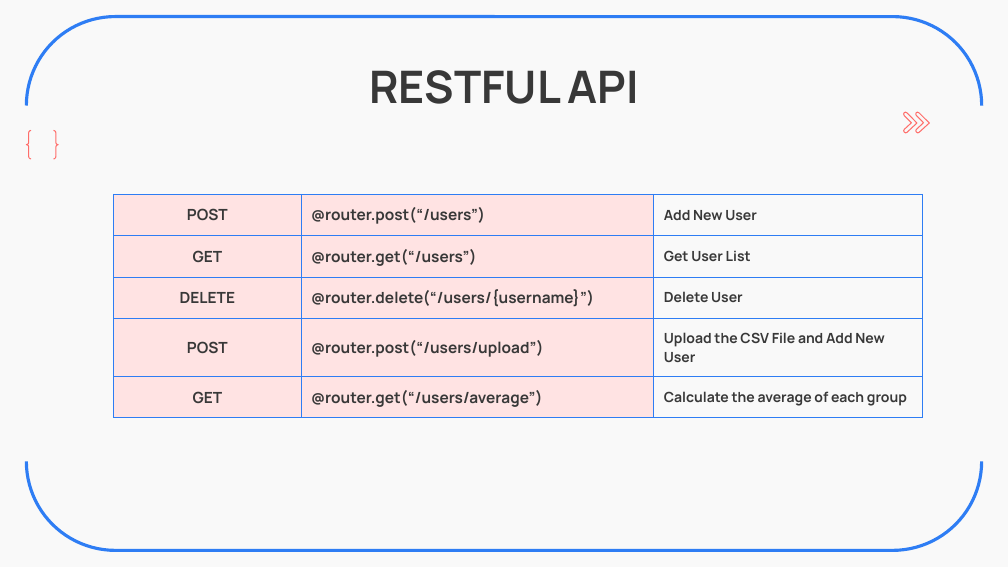
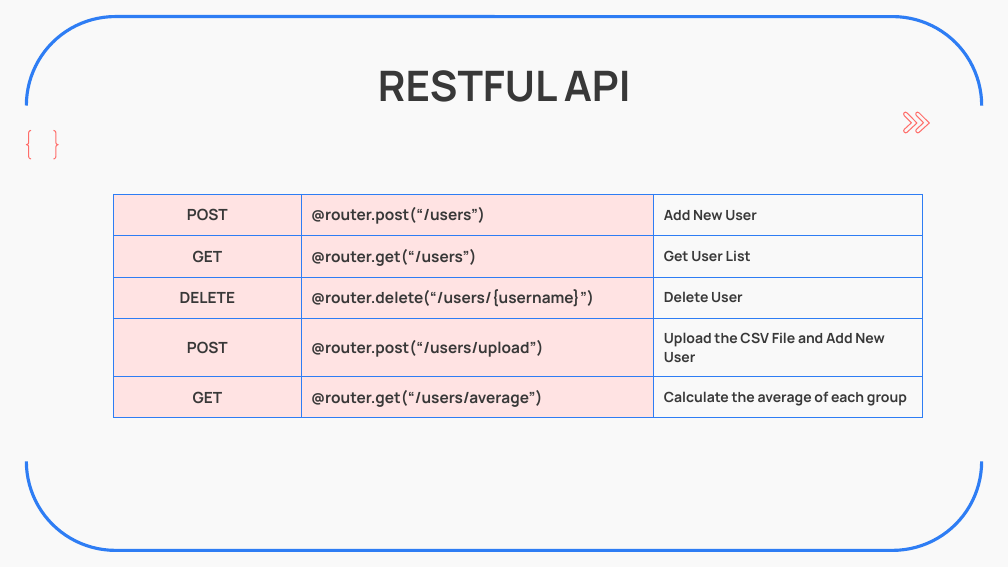
Before and after one commit to ZavierHuang/RESTFUL-API-DESIGN, a slide deck: slide 4 of 黃昱叡_SW2_Backend_Practice.pptx. Drawn at 1008x567 pixels with LibreOffice and Linux fonts; fonts in the diff are those of the drawing. Boxes give left, top, right and bottom in pixels: in the first picture for what was removed or moved away, otherwise in the second. Text is boxed around its words. In the diff, an @@ line names an element or a change of style, - is before the commit and + after.

```diff
--- a/黃昱叡_SW2_Backend_Practice.pptx
+++ b/黃昱叡_SW2_Backend_Practice.pptx
@@ title "RESTFUL API" at (378, 70, 631, 102): size 32 to 30 pt @@
```
Also in this commit, not shown: 14 other slides changed, 3 other files.
